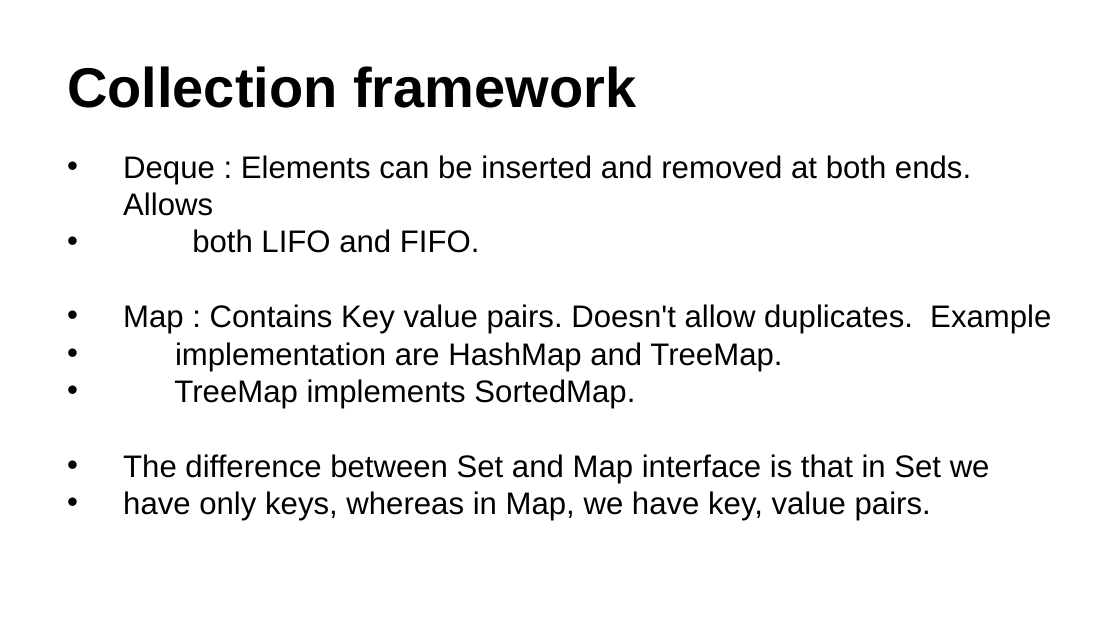
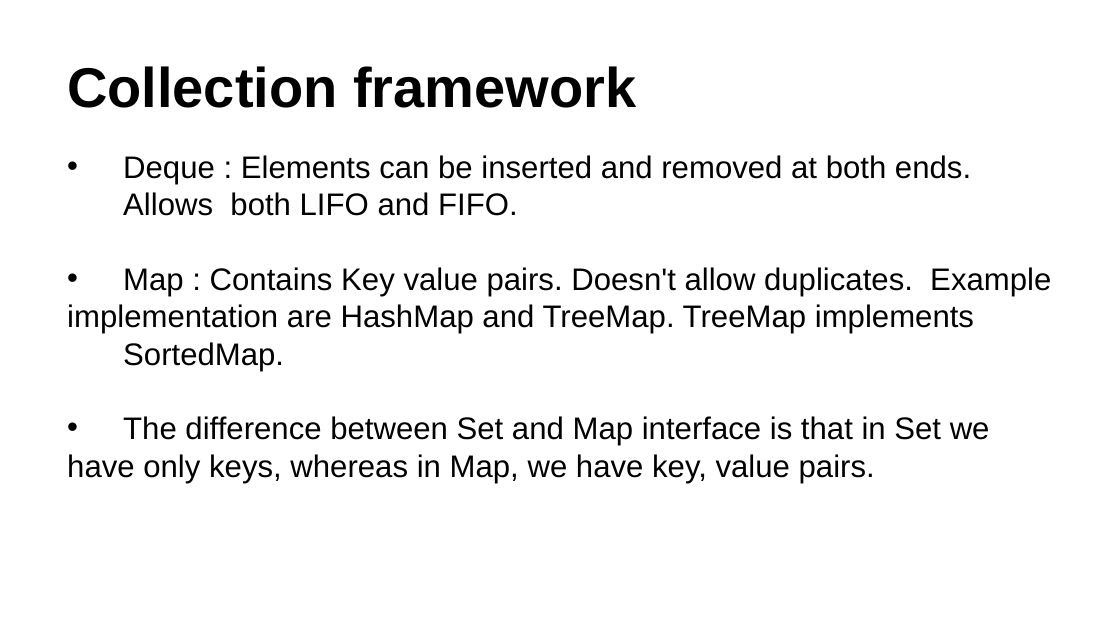
Before and after one commit to raghuprasadks/acharyafullstackfdp, a slide deck: slide 64 of day1/presentation/Java_recap.pptx. Drawn at 1120x630 pixels with LibreOffice and Linux fonts; fonts in the diff are those of the drawing. Boxes give left, top, right and bottom in pixels: in the first picture for what was removed or moved away, otherwise in the second. Text is boxed around its words. In the diff, an @@ line names an element or a change of style, - is before the commit and + after.

```diff
--- a/day1/presentation/Java_recap.pptx
+++ b/day1/presentation/Java_recap.pptx
@@ text at <box>123,155,971,216</box>: text changed @@
-• Deque : Elements can be inserted and removed at both ends. Allows
-• both LIFO and FIFO.
+• Deque : Elements can be inserted and removed at both ends. Allows both LIFO and FIFO.
@@ text at <box>67,304,974,371</box>: text changed @@
-• implementation are HashMap and TreeMap.
-• TreeMap implements SortedMap.
+implementation are HashMap and TreeMap. TreeMap implements SortedMap.
@@ text at <box>67,454,875,483</box>: bullet • to none @@
```
Also in this commit, not shown: 28 other slides changed, 2 other files.
